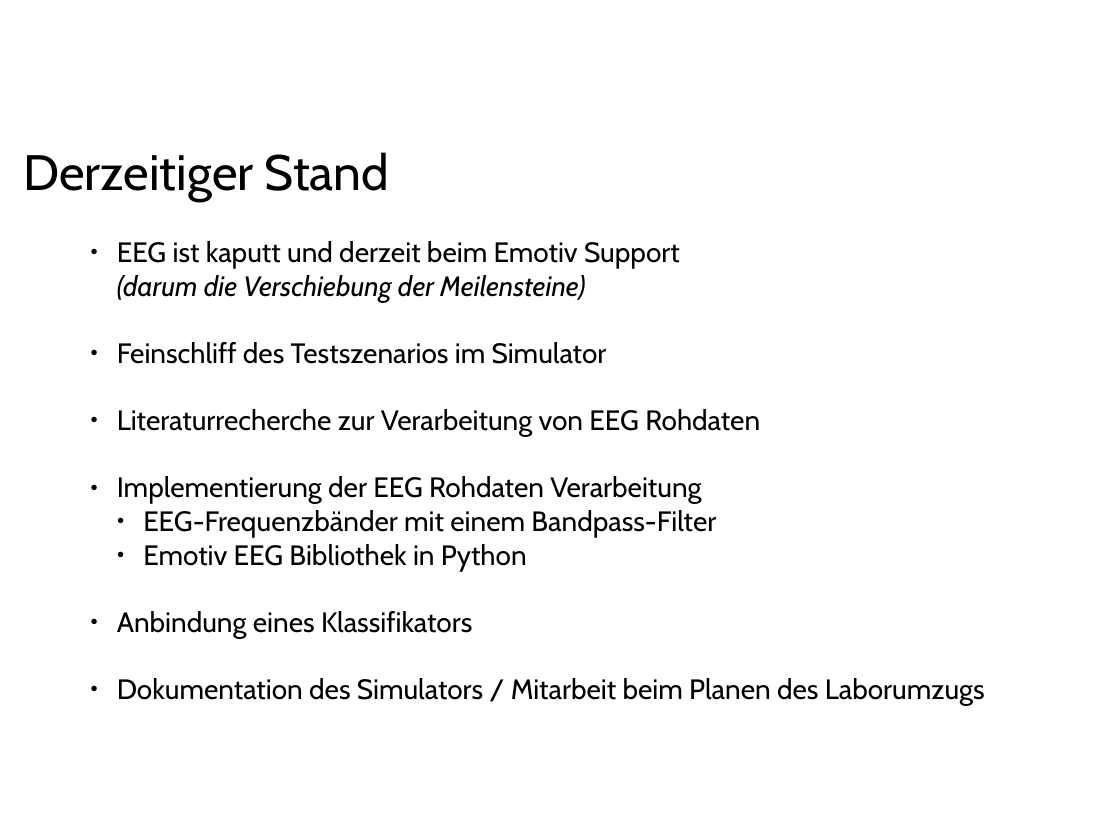
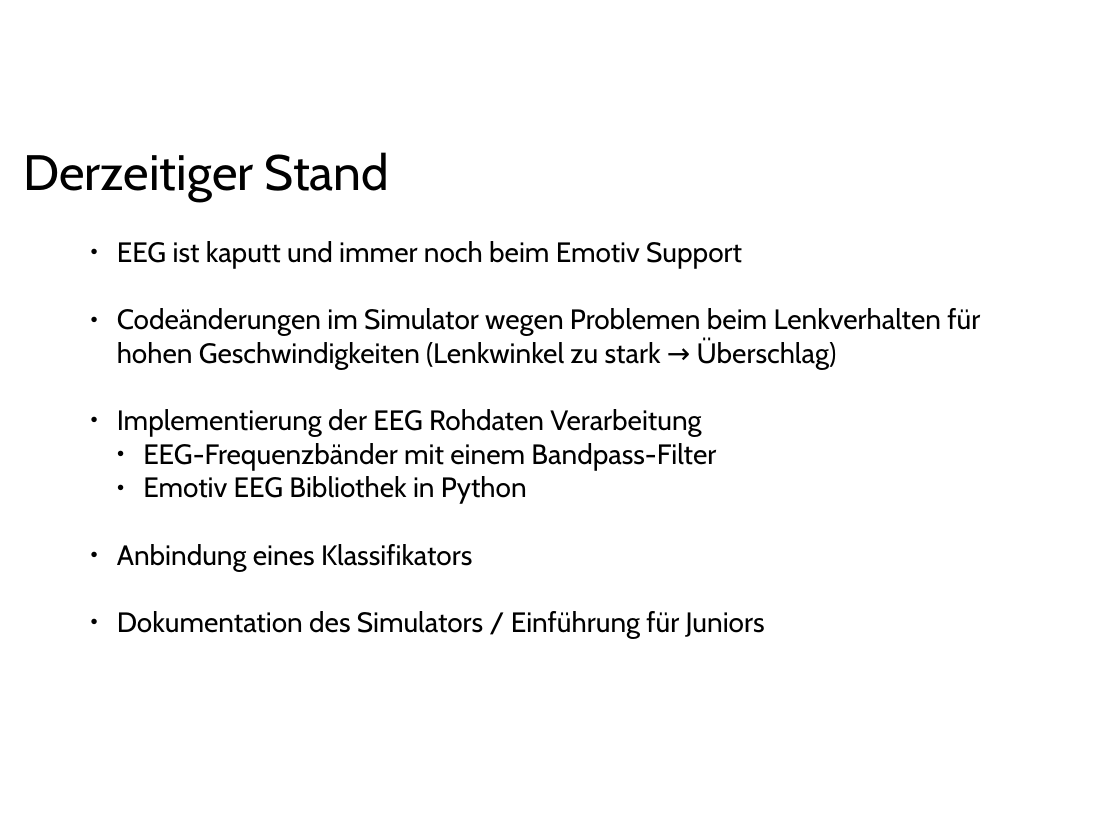
Before and after one commit to ppasler/current-adas, a slide deck: slide 4 of project/Zwischenstand.odp. Drawn at 1120x840 pixels with LibreOffice and Linux fonts; fonts in the diff are those of the drawing; background and template pictures are left out. Boxes give left, top, right and bottom in pixels: in the first picture for what was removed or moved away, otherwise in the second. Text is boxed around its words. In the diff, an @@ line names an element or a change of style, - is before the commit and + after.

```diff
--- a/project/Zwischenstand.odp
+++ b/project/Zwischenstand.odp
@@ text at (117, 241, 980, 370): text changed @@
-● EEG ist kaputt und derzeit beim Emotiv Support
-  (darum die Verschiebung der Meilensteine)
-● Feinschliff des Testszenarios im Simulator
-● Literaturrecherche zur Verarbeitung von EEG Rohdaten
+● EEG ist kaputt und immer noch beim Emotiv Support
+● Codeänderungen im Simulator wegen Problemen beim Lenkverhalten für hohen Geschwindigkeiten (Lenkwinkel zu stark → Überschlag)
@@ text at (117, 611, 765, 638): text changed @@
-● Dokumentation des Simulators / Mitarbeit beim Planen des Laborumzugs
+● Dokumentation des Simulators / Einführung für Juniors
```
Also in this commit, not shown: 4 other slides changed, 4 slides added, 4 slides removed, 6 other files.
